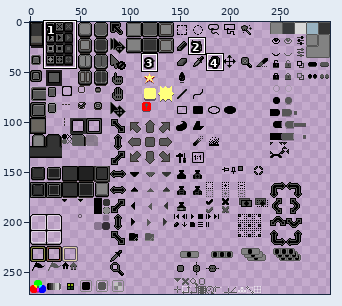
Two states of a sprite sheet, sheet.png. The picture above shows the old version from afar; the outline marks the close-up.
Close-up. As it was:
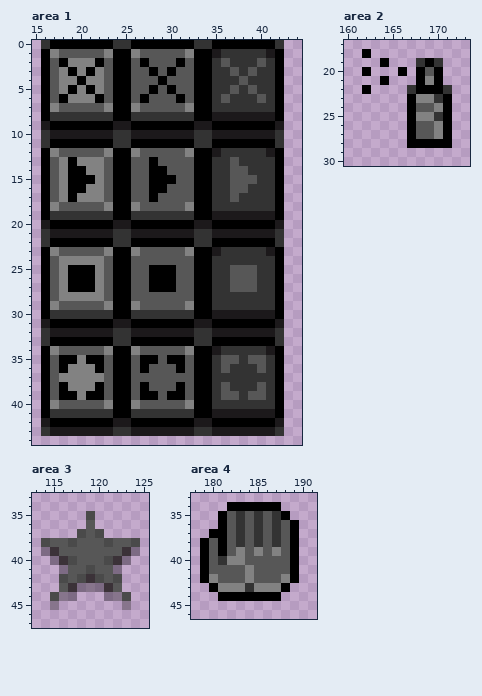
The file is 300x272 pixels. Colours within 5 levels of each other are drawn and written as one. Shown: area 1: x 15..44, y 0..44; area 2: x 160..173, y 17..30; area 3: x 113..125, y 33..47; area 4: x 178..191, y 33..46. The commit also changed other parts of the picture, which this record leaves out.
After:
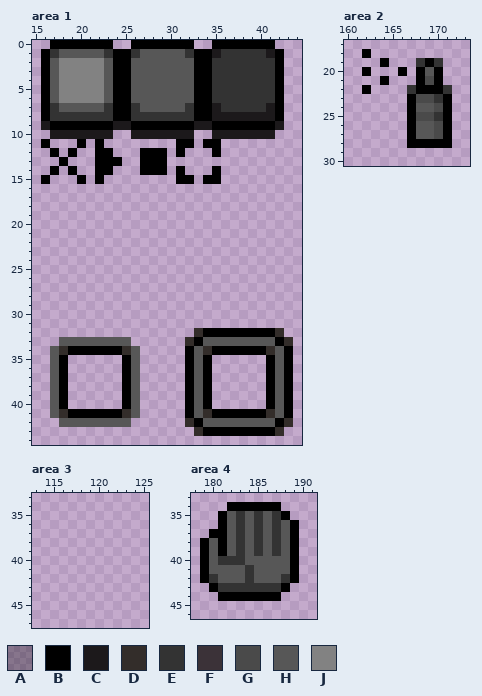
Palette (. is transparent): A #00000050  B #000000  C #1c191b  D #332d2a  E #333333  F #3b3238  G #4a4a4a  H #575757  J #828282
Changes in this commit:
--- area 1
@@ x 15..44 @@
- 0 .EBBBBBBBEEBBBBBBBEEBBBBBBBE..
- 1 .BJHHHHHJBBJHHHHHJBBCEEEEECB..
- 2 .BHBJJJBHBBHBHHHBHBBEHEEEHEB..
- 3 .BHJBJBJHBBHHBHBHHBBEEHEHEEB..
- 4 .BHJJBJJHBBHHHBHHHBBEEEHEEEB..
- 5 .BHJBJBJHBBHHBHBHHBBEEHEHEEB..
- 6 .BHBJJJBHBBHBHHHBHBBEHEEEHEB..
- 7 .BJHHHHHJBBJHHHHHJBBEEEEEEEB..
+ 0 ..BBBBBBB..BBBBBBB..BBBBBBB...
+ 1 .BEHHHHHEBBEHHHHHEBBCEEEEECB..
+ 2 .BHJJJJJHBBHHHHHHHBBEEEEEEEB..
+ 3 .BHJJJJJHBBHHHHHHHBBEEEEEEEB..
+ 4 .BHJJJJJHBBHHHHHHHBBEEEEEEEB..
+ 5 .BHJJJJJHBBHHHHHHHBBEEEEEEEB..
+ 6 .BHJJJJJHBBHHHHHHHBBEEEEEEEB..
+ 7 .BEHHHHHEBBEHHHHHEBBCEEEEECB..
  8 .BEEEEEEEBBEEEEEEEBBCCCCCCCB..
  9 .CBBBBBBBCCBBBBBBBCCBBBBBBBC..
-10 .ECCCCCCCEECCCCCCCEECCCCCCCE..
-11 .EBBBBBBBEEBBBBBBBEEBBBBBBBE..
-12 .BJHHHHHJBBJHHHHHJBBCEEEEECB..
-13 .BHJBJJJHBBHHBHHHHBBEEHEEEEB..
-14 .BHJBBJJHBBHHBBHHHBBEEHHEEEB..
-15 .BHJBBBJHBBHHBBBHHBBEEHHHEEB..
-16 .BHJBBJJHBBHHBBHHHBBEEHHEEEB..
-17 .BHJBJJJHBBHHBHHHHBBEEHEEEEB..
-18 .BJHHHHHJBBJHHHHHJBBEEEEEEEB..
-19 .BEEEEEEEBBEEEEEEEBBCCCCCCCB..
-20 .CBBBBBBBCCBBBBBBBCCBBBBBBBC..
-21 .ECCCCCCCEECCCCCCCEECCCCCCCE..
-22 .EBBBBBBBEEBBBBBBBEEBBBBBBBE..
-23 .BJHHHHHJBBJHHHHHJBBCEEEEECB..
-24 .BHJJJJJHBBHHHHHHHBBEEEEEEEB..
-25 .BHJBBBJHBBHHBBBHHBBEEHHHEEB..
-26 .BHJBBBJHBBHHBBBHHBBEEHHHEEB..
-27 .BHJBBBJHBBHHBBBHHBBEEHHHEEB..
-28 .BHJJJJJHBBHHHHHHHBBEEEEEEEB..
-29 .BJHHHHHJBBJHHHHHJBBEEEEEEEB..
-30 .BEEEEEEEBBEEEEEEEBBCCCCCCCB..
-31 .CBBBBBBBCCBBBBBBBCCBBBBBBBC..
-32 .ECCCCCCCEECCCCCCCEECCCCCCCE..
-33 .EBBBBBBBEEBBBBBBBEEBBBBBBBE..
-34 .BJHHHHHJBBJHHHHHJBBCEEEEECB..
-35 .BHBBJBBHBBHBBHBBHBBEHHEHHEB..
-36 .BHBJJJBHBBHBHHHBHBBEHEEEHEB..
-37 .BHJJJJJHBBHHHHHHHBBEEEEEEEB..
-38 .BHBJJJBHBBHBHHHBHBBEHEEEHEB..
-39 .BHBBJBBHBBHBBHBBHBBEHHEHHEB..
-40 .BJHHHHHJBBJHHHHHJBBEEEEEEEB..
-41 .BEEEEEEEBBEEEEEEEBBCCCCCCCB..
-42 .CBBBBBBBCCBBBBBBBCCBBBBBBBC..
-43 .ECCCCCCCEECCCCCCCEECCCCCCCE..
+10 ..CCCCCCC..CCCCCCC..CCCCCCC...
+11 .B...B.B........BB.BB.........
+12 ..B.B..BB...BBB.B...B.........
+13 ...B...BBB..BBB...............
+14 ..B.B..BB...BBB.B...B.........
+15 .B...B.B........BB.BB.........
+16 ..............................
+17 ..............................
+18 ..............................
+19 ..............................
+20 ..............................
+21 ..............................
+22 ..............................
+23 ..............................
+24 ..............................
+25 ..............................
+26 ..............................
+27 ..............................
+28 ..............................
+29 ..............................
+30 ..............................
+31 ..............................
+32 ..................DBBBBBBBBD..
+33 ...HHHHHHHH......DBHHHHHHHHBD.
+34 ..HDBBBBBBDH.....BHDBBBBBBDHB.
+35 ..HB......BH.....BHB......BHB.
+36 ..HB......BH.....BHB......BHB.
+37 ..HB......BH.....BHB......BHB.
+38 ..HB......BH.....BHB......BHB.
+39 ..HB......BH.....BHB......BHB.
+40 ..HB......BH.....BHB......BHB.
+41 ..HDBBBBBBDH.....BHDBBBBBBDHB.
+42 ...HHHHHHHH......DBHHHHHHHHBD.
+43 ..................DBBBBBBBBD..
 44 ..............................
--- area 2
@@ x 166..172 @@
 20 B.BHB..
-21 ..BJB..
+21 ..BGB..
 22 .EBBBE.
-23 .BJJEB.
-24 .BHHJB.
-25 .BJJEB.
-26 .BHHJB.
-27 .BHHJB.
+23 .BGGEB.
+24 .BHHGB.
+25 .BGGEB.
+26 .BHHGB.
+27 .BHHGB.
 28 .BBBBB.
--- area 3
@@ x 113..125 @@
 34 .............
-35 ......G......
-36 ......H......
-37 .....GHG.....
-38 .GHHGHHHGHHG.
-39 .AFHHHHHHHFA.
-40 ..AFGHHHGFA..
-41 ...AHHGHHA...
-42 ...GHGFGHG...
-43 ...HFAAAFH...
-44 ..GAA...AAG..
-45 ..A.......A..
+35 .............
+36 .............
+37 .............
+38 .............
+39 .............
+40 .............
+41 .............
+42 .............
+43 .............
+44 .............
+45 .............
 46 .............
--- area 4
@@ x 178..191 @@
 38 .BHBHEHEHEHB..
-39 .BHBHJHJHJHB..
-40 .BHEJJHHHHHB..
-41 .BHHHHJHHHHB..
-42 .BJHHHJHHHJB..
-43 ..BJJJEJJJB...
+39 .BHBHEHEHEHB..
+40 .BHEEEHHHHHB..
+41 .BHHHHEHHHHB..
+42 .BEHHHEHHHEB..
+43 ..BEEEEEEEB...
 44 ...BBBBBBB....
